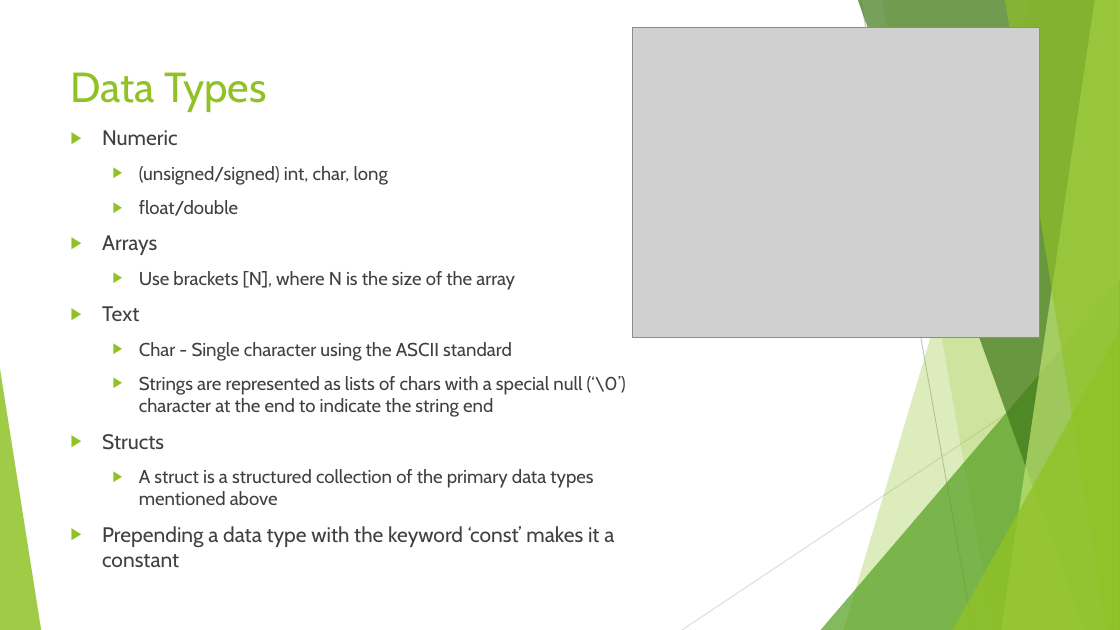
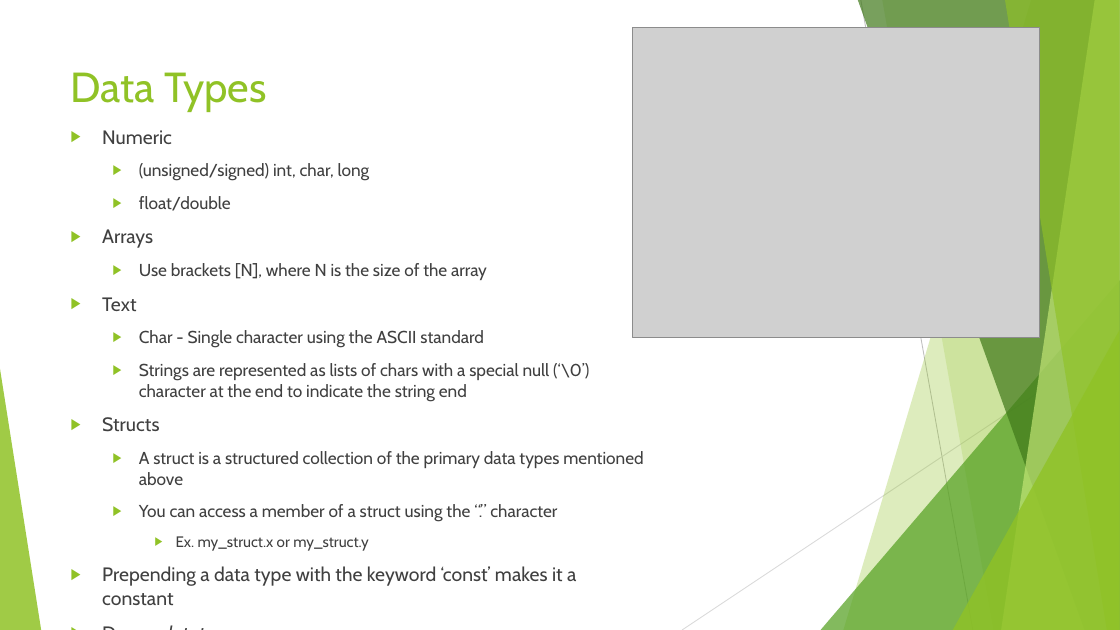
Before and after one commit to Georgia-Tech-GNC/software-onboarding, a slide deck: slide 3 of onboarding_slides/GNCSoftware01.pptx. Drawn at 1120x630 pixels with LibreOffice and Linux fonts; fonts in the diff are those of the drawing; grey boxes stand for pictures. Boxes give left, top, right and bottom in pixels: in the first picture for what was removed or moved away, otherwise in the second. Text is boxed around its words. In the diff, an @@ line names an element or a change of style, - is before the commit and + after.

Commit message:
update lecture slides

```diff
--- a/onboarding_slides/GNCSoftware01.pptx
+++ b/onboarding_slides/GNCSoftware01.pptx
@@ text at [102,130,643,605]: paragraph added @@
+▶ Demo: datatypes.c
@@ text at [102,130,643,605]: size 18 to 16.6 pt in "Numeric", "Arrays", "Text", "Structs" and 1 more places; size 16 to 14.8 pt in "(unsigned/signed) int, char, long", "float/double", "Use brackets [N], where N is the ...", "Char - Single character using the ASCII ..." and 2 more places @@
@@ text at [139,504,557,551]: paragraphs added @@
+  ▶ You can access a member of a struct using the “.” character
+    ▶ Ex. my_struct.x or my_struct.y
```
Also in this commit, not shown: 8 other slides changed, 4 other files.
